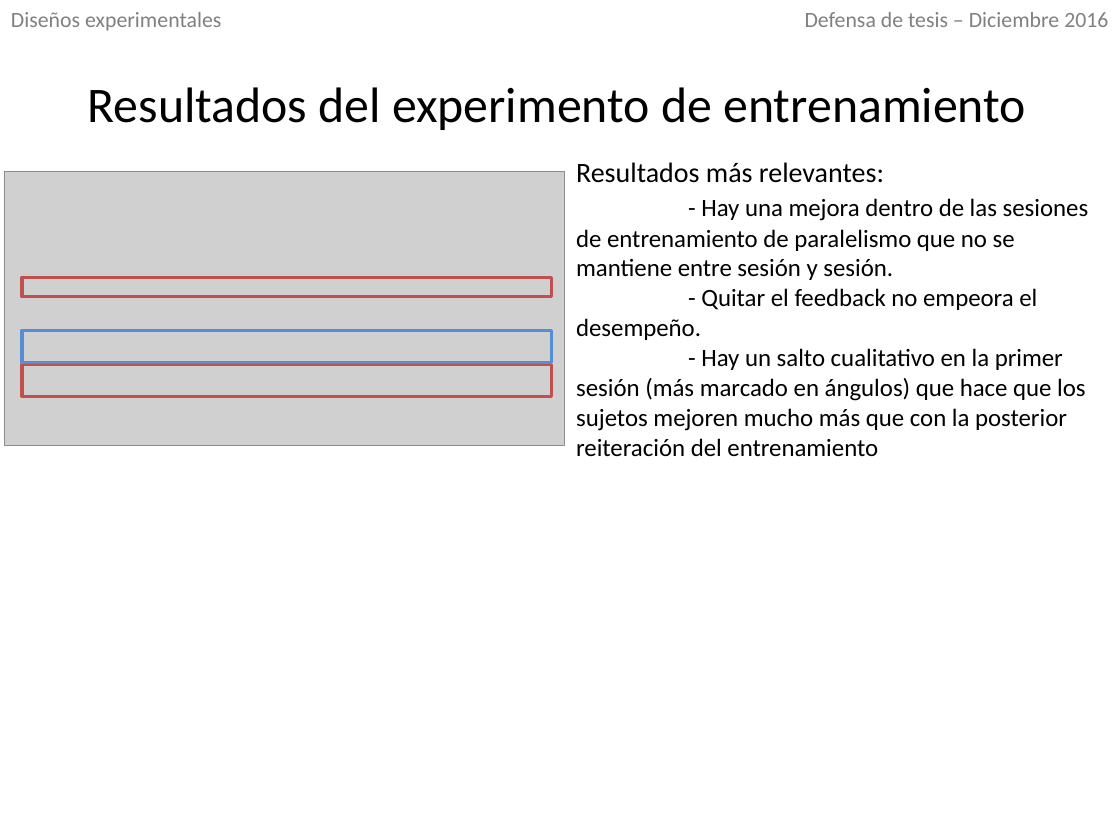
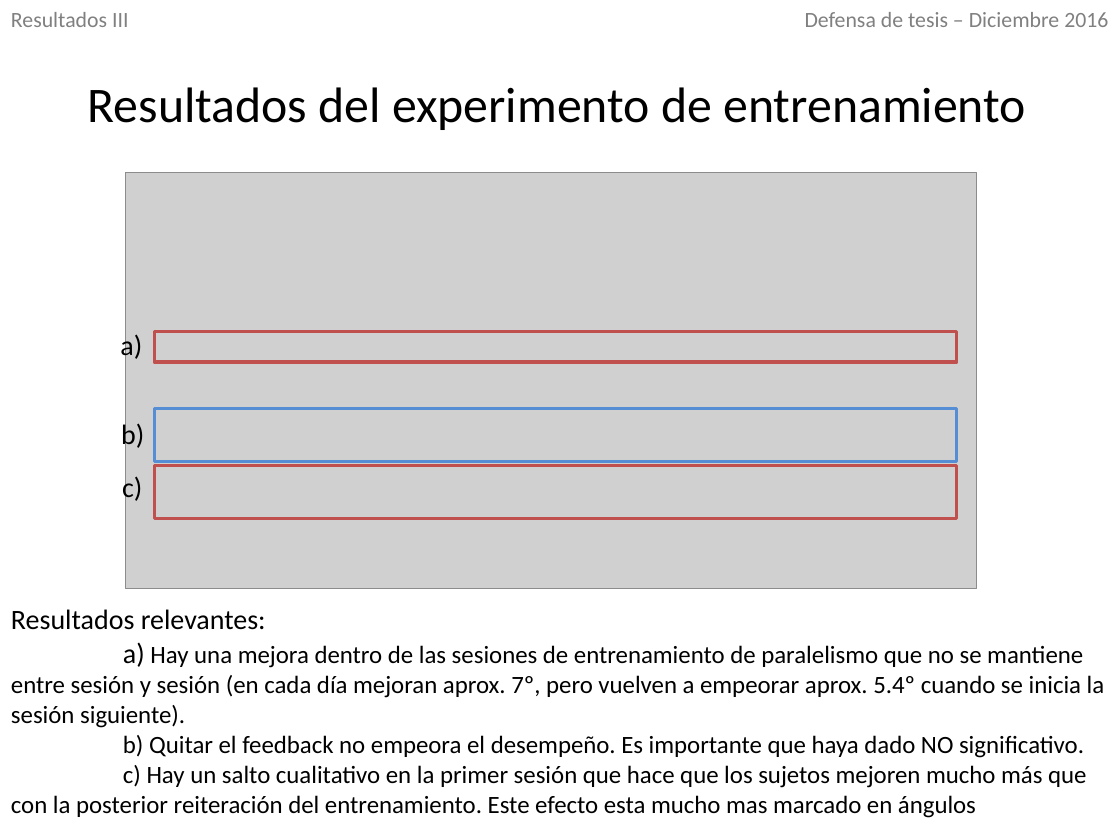
Before and after one commit to IoniUTDT/RedaccionTesis, a slide deck: slide 26 of Defensa/Defensa.pptx (slide 23 before the commit). Drawn at 1120x840 pixels with LibreOffice and Linux fonts; fonts in the diff are those of the drawing; grey boxes stand for pictures. Boxes give left, top, right and bottom in pixels: in the first picture for what was removed or moved away, otherwise in the second. Text is boxed around its words. In the diff, an @@ line names an element or a change of style, - is before the commit and + after.

```diff
--- a/Defensa/Defensa.pptx
+++ b/Defensa/Defensa.pptx
@@ text at [11, 12, 128, 27]: text changed @@
-Diseños experimentales
+Resultados III
@@ picture: place and size @@
-picture at [4, 171, 564, 445]
+picture at [125, 172, 977, 588]
@@ text added at [120, 332, 142, 362], 18 pt, text #000000 @@
+a)
@@ rectangle: place and size @@
-rectangle at [22, 278, 551, 297]
+rectangle at [155, 332, 958, 362]
@@ rectangle: place and size @@
-rectangle at [22, 330, 551, 362]
+rectangle at [155, 409, 958, 461]
@@ text added at [121, 421, 144, 451], 18 pt, text #000000 @@
+b)
@@ text added at [122, 474, 142, 504], 18 pt, text #000000 @@
+c)
@@ rectangle: place and size @@
-rectangle at [22, 364, 551, 395]
+rectangle at [155, 465, 958, 517]
@@ text at [11, 609, 1105, 818]: text changed @@
-Resultados más relevantes:
-- Hay una mejora dentro de las sesiones de entrenamiento de paralelismo que no se mantiene entre sesión y sesión.
-- Quitar el feedback no empeora el desempeño.
-- Hay un salto cualitativo en la primer sesión (más marcado en ángulos) que hace que los sujetos mejoren mucho más que con la posterior reiteración del entrenamiento
+Resultados relevantes:
+a) Hay una mejora dentro de las sesiones de entrenamiento de paralelismo que no se mantiene entre sesión y sesión (en cada día mejoran aprox. 7º, pero vuelven a empeorar aprox. 5.4º cuando se inicia la sesión siguiente).
+b) Quitar el feedback no empeora el desempeño. Es importante que haya dado NO significativo.
+c) Hay un salto cualitativo en la primer sesión que hace que los sujetos mejoren mucho más que con la posterior reiteración del entrenamiento. Este efecto esta mucho mas marcado en ángulos
```
Also in this commit, not shown: 18 other slides changed, 14 slides added, 6 other files.
